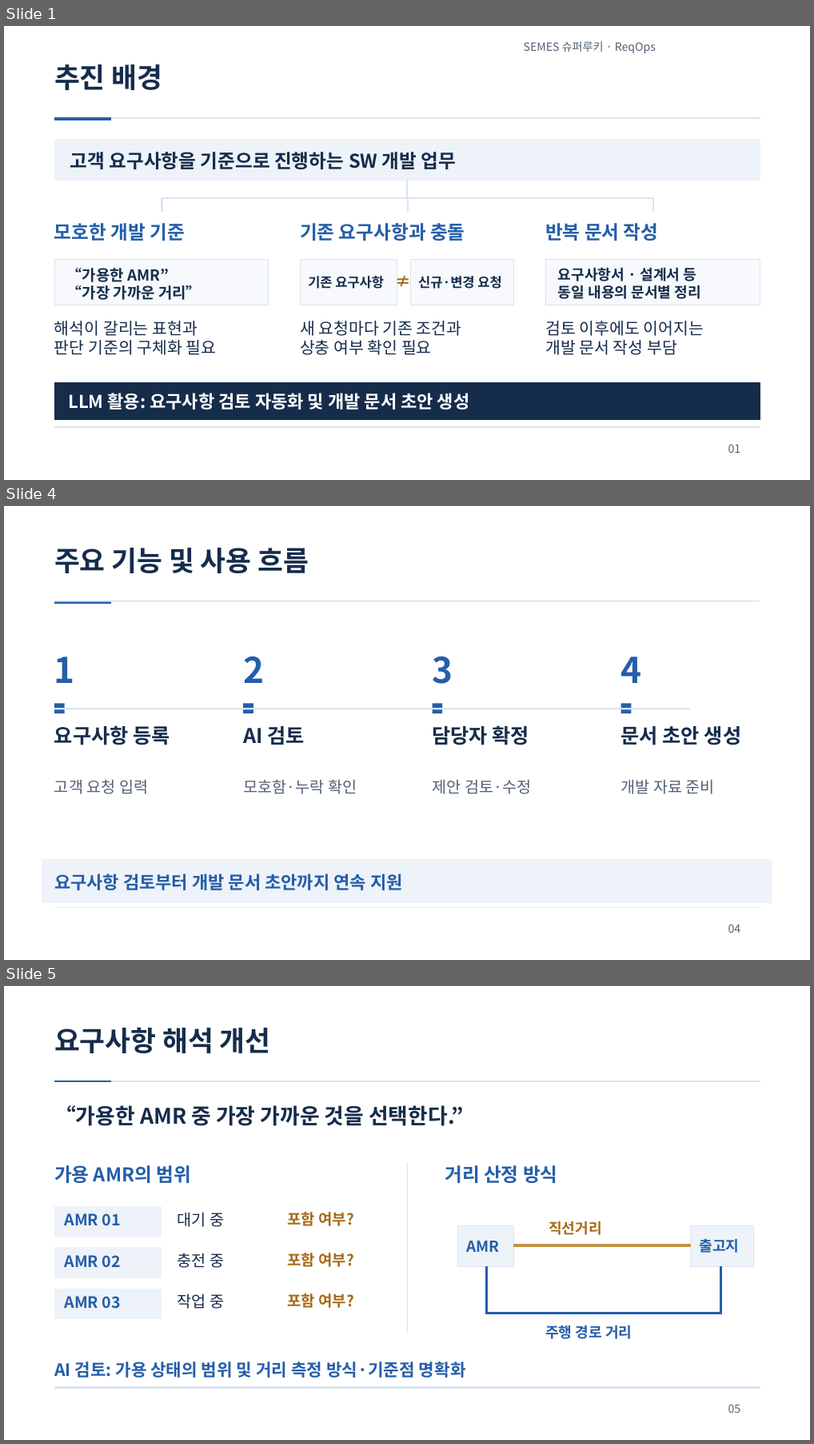
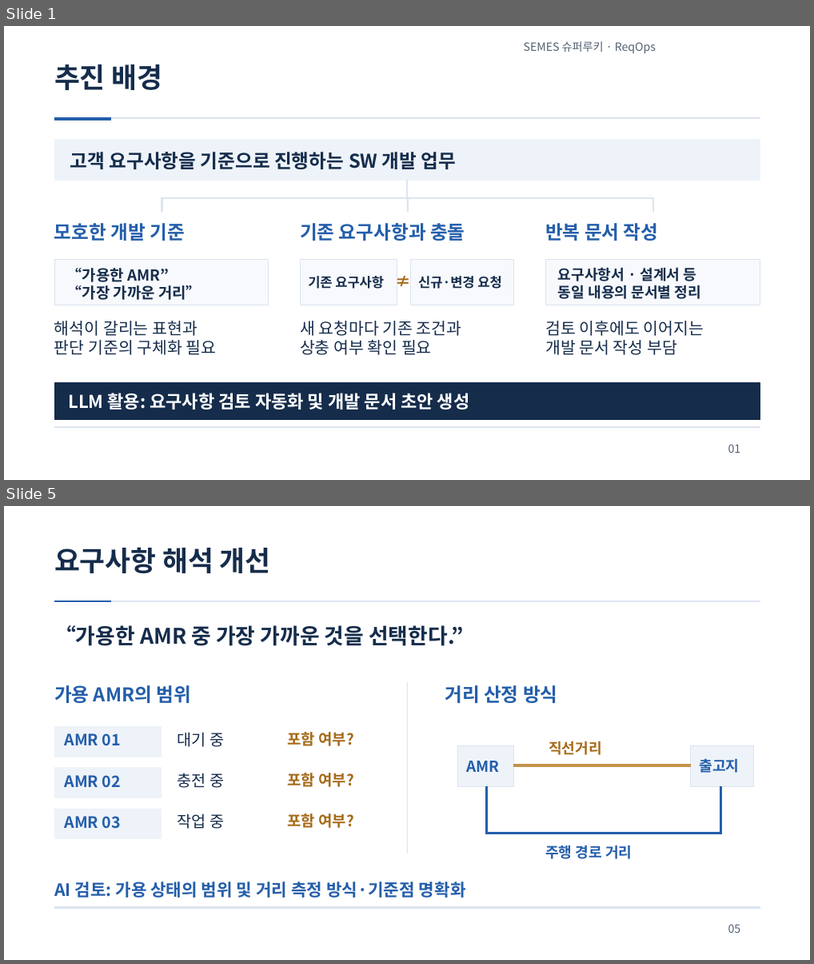
Before and after one commit to jihunhan98/semes-superrookie, a slide deck: docs/presentations/ReqOps_SuperRookie.pptx. Shown one above the other, each under a label of ours: slides 1, 4 and 5 before the commit, slides 1 and 5 after it; the slides between them are not shown. The pictures are 814x1444 and 814x964 pixels, drawn with LibreOffice and Linux fonts; fonts in the diff are those of the drawing. Boxes give left, top, right and bottom in pixels: in the first picture for what was removed or moved away, otherwise in the second. Text is boxed around its words. In the diff, an @@ line names an element or a change of style, - is before the commit and + after.

```diff
--- a/docs/presentations/ReqOps_SuperRookie.pptx
+++ b/docs/presentations/ReqOps_SuperRookie.pptx
@@ slide 4 removed at bbox=[4, 506, 810, 960], background #FFFFFF @@
@@ text removed at bbox=[54, 548, 310, 573] @@
-주요 기능 및 사용 흐름
@@ rectangle removed at bbox=[54, 600, 111, 604] @@
@@ rectangle removed at bbox=[54, 600, 760, 601] @@
@@ text removed at bbox=[54, 656, 75, 683] @@
-1
@@ text removed at bbox=[243, 656, 264, 683] @@
-2
@@ text removed at bbox=[432, 656, 453, 684] @@
-3
@@ text removed at bbox=[622, 656, 642, 683] @@
-4
@@ rectangle removed at bbox=[54, 704, 65, 713] @@
@@ rectangle removed at bbox=[54, 708, 690, 709] @@
@@ rectangle removed at bbox=[243, 704, 254, 713] @@
@@ rectangle removed at bbox=[432, 704, 442, 713] @@
@@ rectangle removed at bbox=[622, 704, 632, 713] @@
@@ text removed at bbox=[54, 725, 170, 745] @@
-요구사항 등록
@@ text removed at bbox=[243, 726, 304, 744] @@
-AI 검토
@@ text removed at bbox=[432, 725, 530, 745] @@
-담당자 확정
@@ text removed at bbox=[622, 726, 742, 745] @@
-문서 초안 생성
@@ text removed at bbox=[54, 779, 148, 794] @@
-고객 요청 입력
@@ text removed at bbox=[243, 779, 357, 794] @@
-모호함·누락 확인
@@ text removed at bbox=[432, 779, 531, 794] @@
-제안 검토·수정
@@ text removed at bbox=[622, 779, 715, 794] @@
-개발 자료 준비
@@ rectangle removed at bbox=[42, 859, 772, 903] @@
@@ text removed at bbox=[54, 873, 403, 890] @@
-요구사항 검토부터 개발 문서 초안까지 연속 지원
@@ rectangle removed at bbox=[54, 907, 760, 907] @@
@@ text removed at bbox=[729, 924, 742, 932] @@
-04
```
Also in this commit, not shown: 3 slides changed, 2 slides added, 1 other slide removed.
